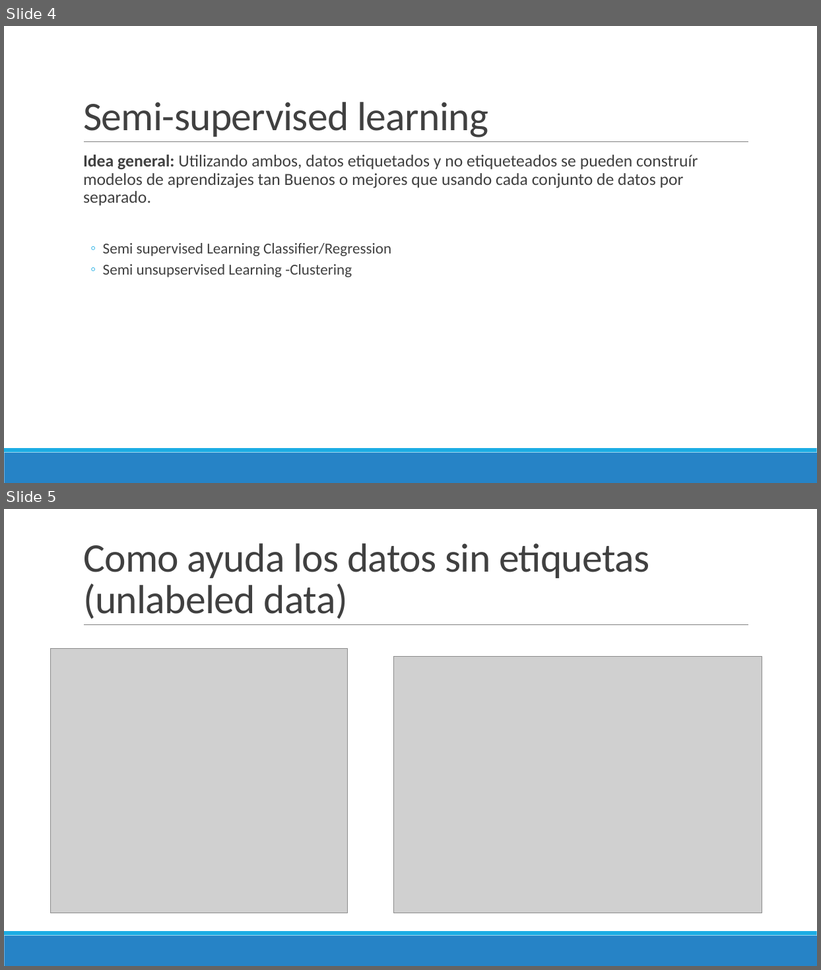
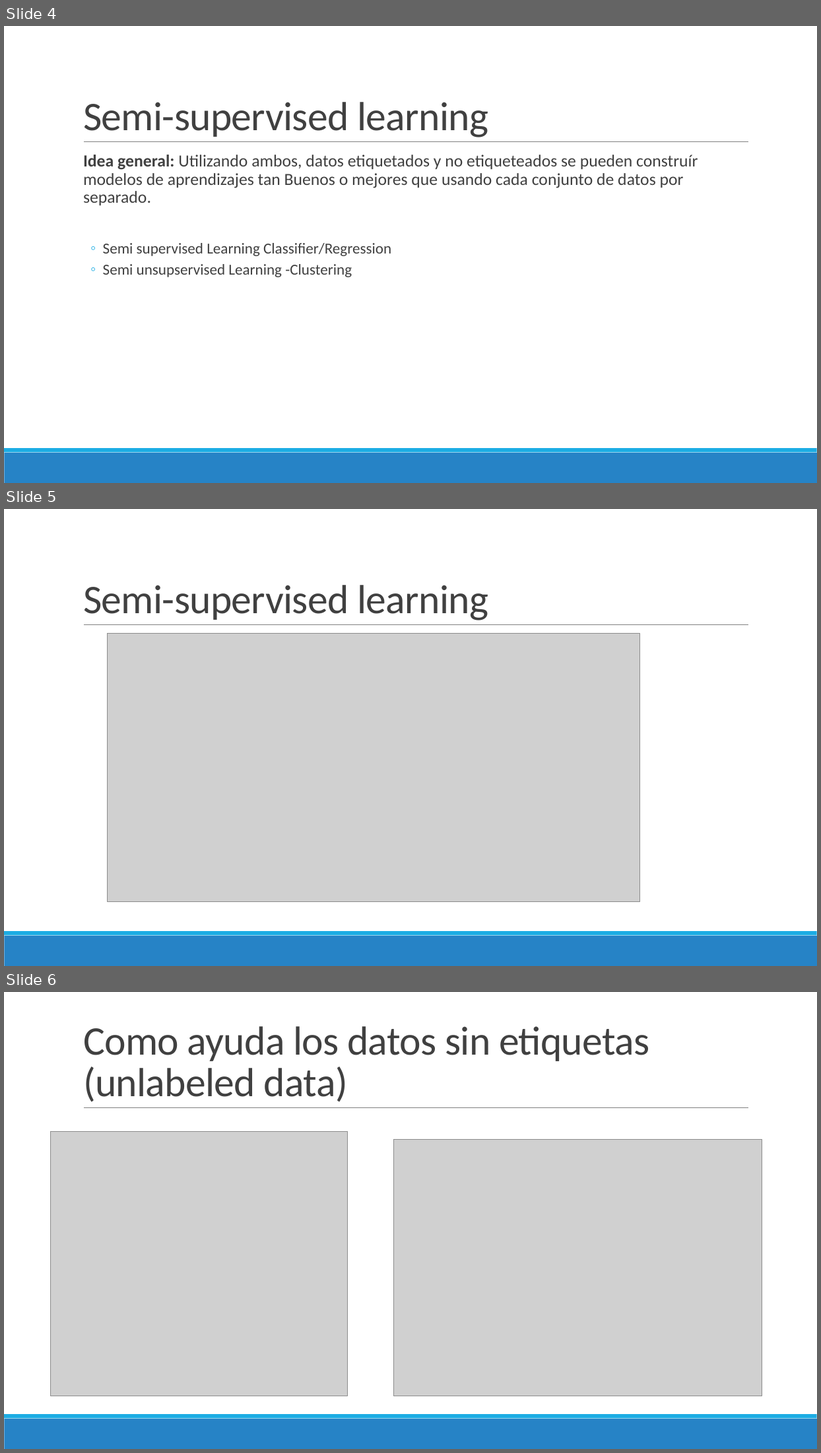
Before and after one commit to AlejoCR/Inv_Corta_III_Semisupervised_learning, a slide deck: investigacion_corta_III_semi_supervised_self_supervised.pptx. Shown one above the other, each under a label of ours: slides 4 and 5 before the commit, slides 4, 5 and 6 after it. The pictures are 821x970 and 821x1453 pixels, drawn with LibreOffice and Linux fonts; fonts in the diff are those of the drawing; grey boxes stand for pictures. Boxes give left, top, right and bottom in pixels: in the first picture for what was removed or moved away, otherwise in the second. Text is boxed around its words. In the diff, an @@ line names an element or a change of style, - is before the commit and + after.

```diff
--- a/investigacion_corta_III_semi_supervised_self_supervised.pptx
+++ b/investigacion_corta_III_semi_supervised_self_supervised.pptx
@@ slide 5 added at [4, 509, 817, 966], background #FFFFFF; not listed: 3 template elements that a slide beside it also shows @@
@@ title added at [83, 585, 488, 621], 48 pt, text #404040 @@
+Semi-supervised learning
@@ picture added at [107, 634, 640, 902] @@
@@ what was slide 5 is now slide 6 @@
```
Also in this commit, not shown: 2 slides changed.
